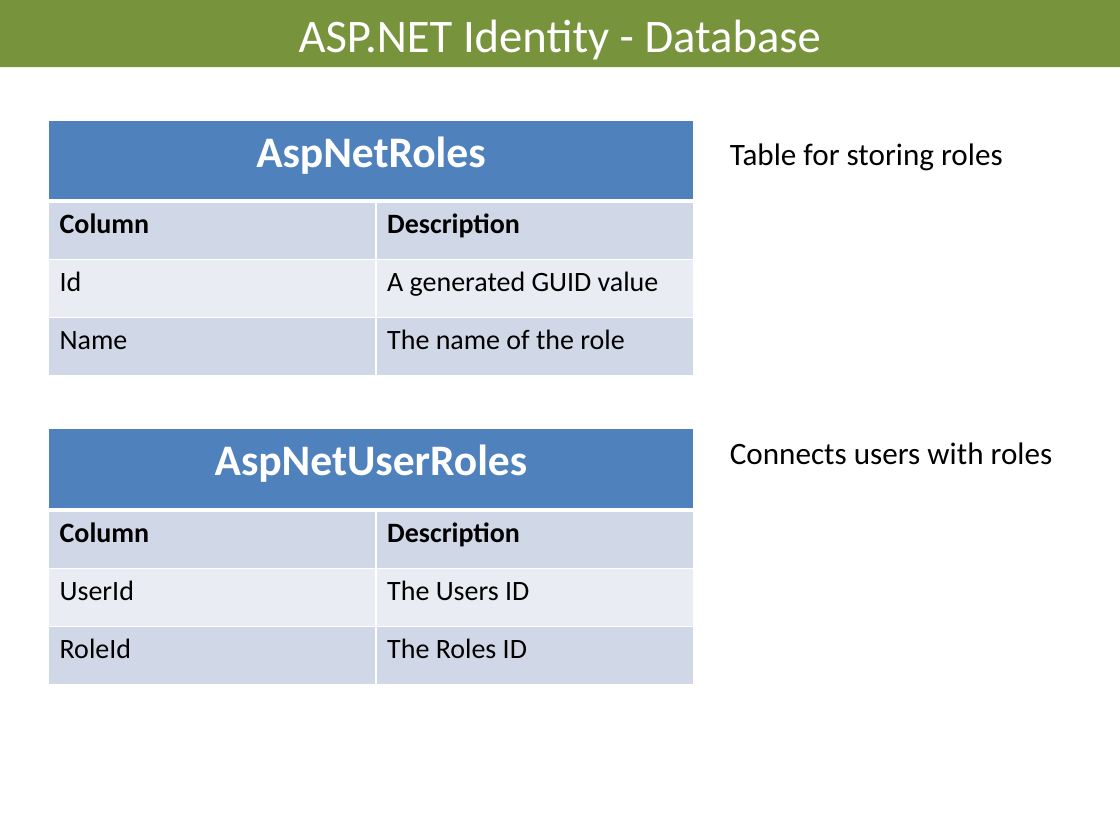
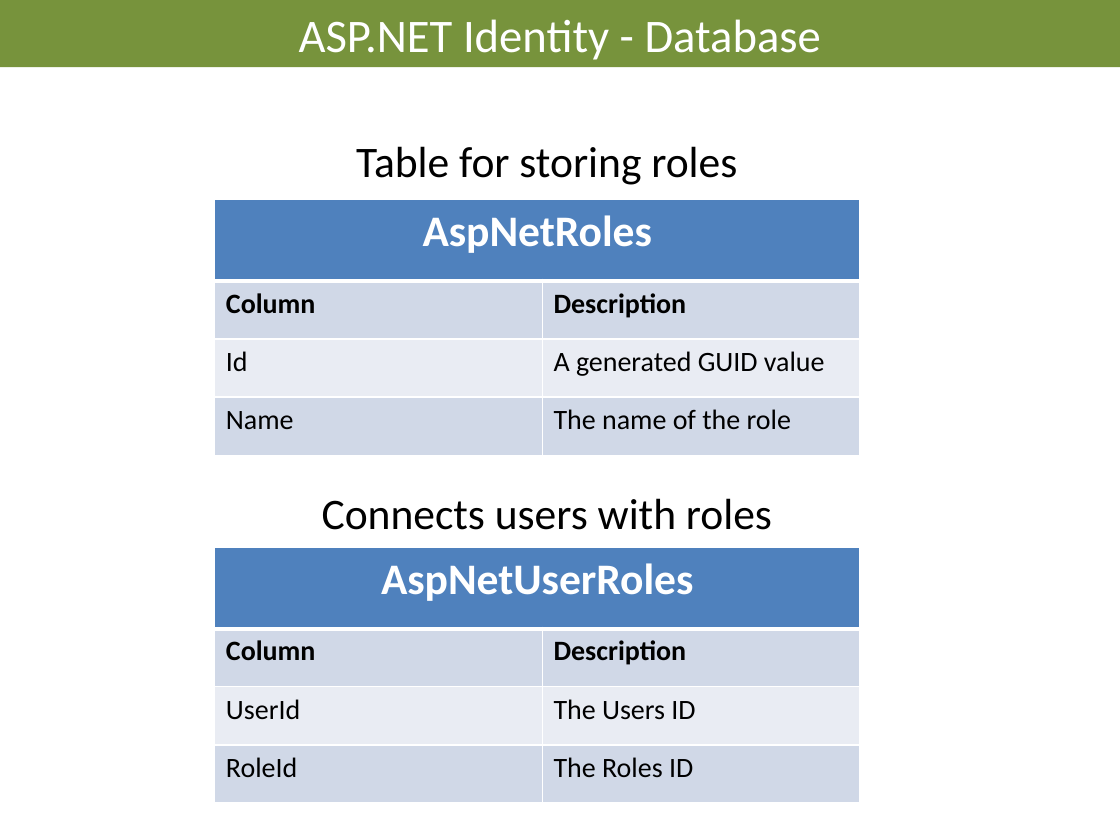
Before and after one commit to AndreasElffors/ProjectIdentity, a slide deck: slide 8 of Documents/Slides/Identity-Database.pptx. Drawn at 1120x840 pixels with LibreOffice and Linux fonts; fonts in the diff are those of the drawing; background and template pictures are left out. Boxes give left, top, right and bottom in pixels: in the first picture for what was removed or moved away, otherwise in the second. Text is boxed around its words. In the diff, an @@ line names an element or a change of style, - is before the commit and + after.

```diff
--- a/Documents/Slides/Identity-Database.pptx
+++ b/Documents/Slides/Identity-Database.pptx
@@ text "Table for storing roles": place and size @@
-text "Table for storing roles" at bbox=[730, 143, 1053, 465]
+text "Table for storing roles" at bbox=[322, 146, 772, 530]
@@ text "Table for storing roles" at bbox=[322, 146, 772, 530]: size 20 to 28 pt; alignment left to centre @@
@@ table: place and size @@
-table at bbox=[48, 120, 693, 375]
+table at bbox=[215, 199, 860, 455]
@@ table: place and size @@
-table at bbox=[48, 429, 693, 684]
+table at bbox=[215, 548, 860, 803]
```
Also in this commit, not shown: 3 other slides changed, 2 other files.
